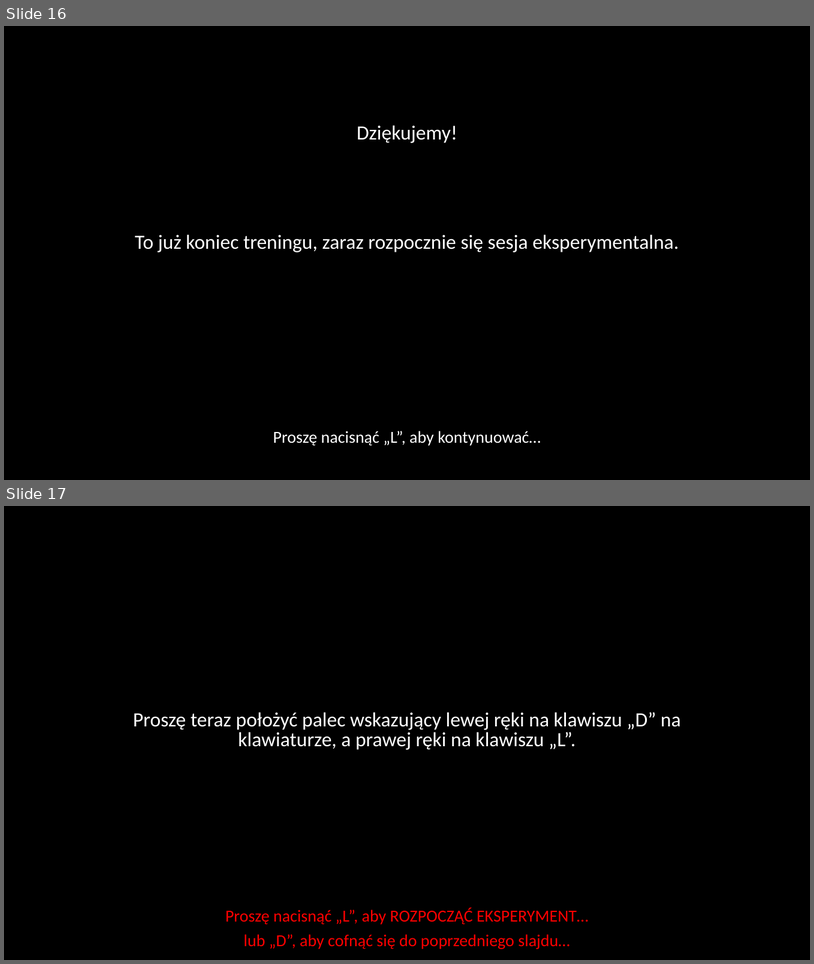
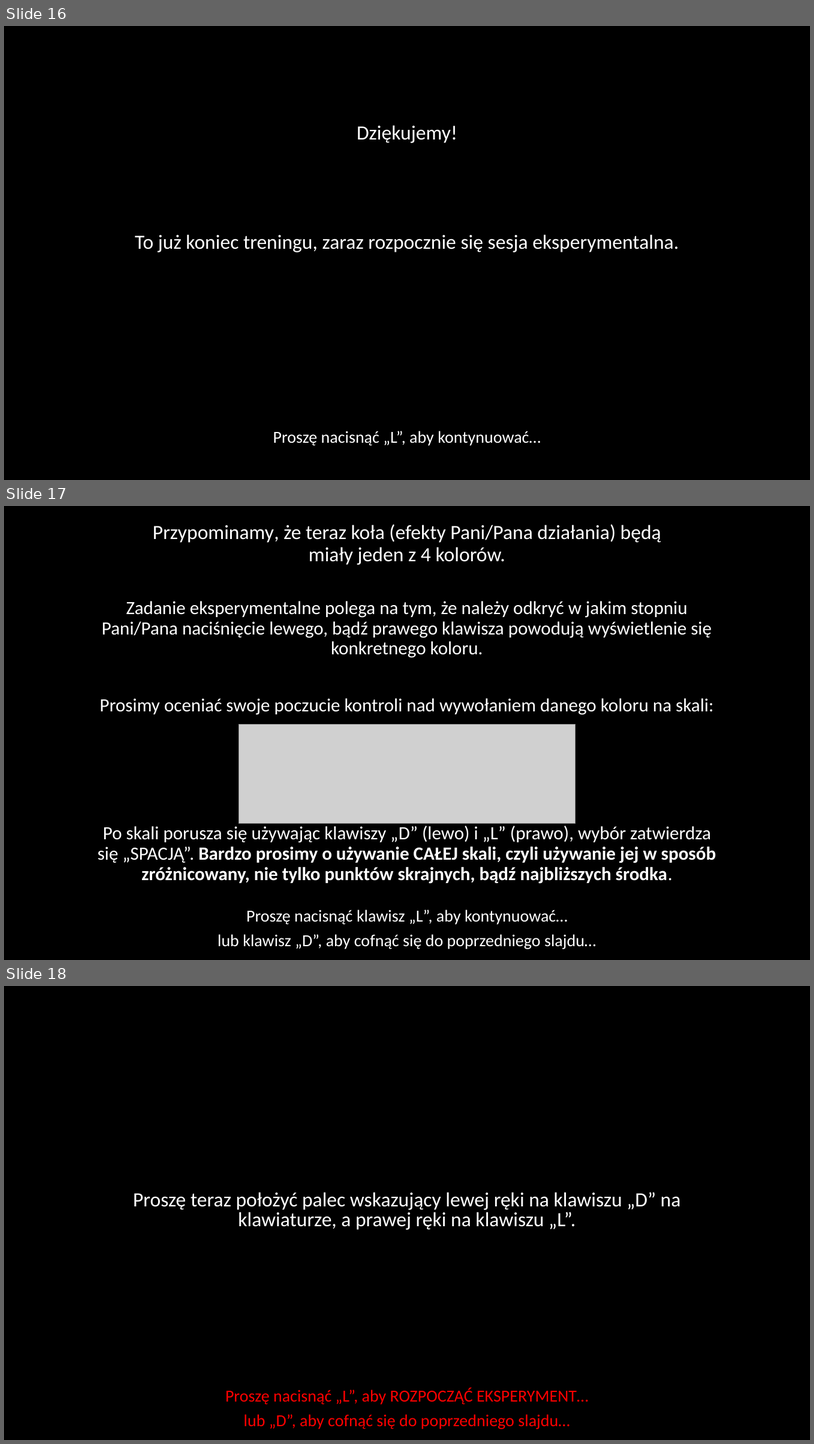
Before and after one commit to mmagnuski/senofag, a slide deck: EPRIME procedura png/Slajdy_proc1.pptx. Shown one above the other, each under a label of ours: slides 16 and 17 before the commit, slides 16, 17 and 18 after it. The pictures are 814x964 and 814x1444 pixels, drawn with LibreOffice and Linux fonts; fonts in the diff are those of the drawing; grey boxes stand for pictures. Boxes give left, top, right and bottom in pixels: in the first picture for what was removed or moved away, otherwise in the second. Text is boxed around its words. In the diff, an @@ line names an element or a change of style, - is before the commit and + after.

Commit message:
Adding slides improving the understanding of the main procedure

```diff
--- a/EPRIME procedura png/Slajdy_proc1.pptx
+++ b/EPRIME procedura png/Slajdy_proc1.pptx
@@ slide 17 added at [4, 506, 810, 960], background #000000 @@
@@ text added at [153, 524, 662, 565], 24 pt, text #FFFFFF @@
+Przypominamy, że teraz koła (efekty Pani/Pana działania) będą miały jeden z 4 kolorów.
@@ text added at [100, 601, 714, 715], 22.2 pt, text #FFFFFF @@
+Zadanie eksperymentalne polega na tym, że należy odkryć w jakim stopniu Pani/Pana naciśnięcie lewego, bądź prawego klawisza powodują wyświetlenie się konkretnego koloru.
+Prosimy oceniać swoje poczucie kontroli nad wywołaniem danego koloru na skali:
@@ picture added at [239, 724, 576, 823] @@
@@ text added at [98, 825, 716, 883], 22.2 pt, text #FFFFFF, bold @@
+Po skali porusza się używając klawiszy „D” (lewo) i „L” (prawo), wybór zatwierdza się „SPACJĄ”. Bardzo prosimy o używanie CAŁEJ skali, czyli używanie jej w sposób zróżnicowany, nie tylko punktów skrajnych, bądź najbliższych środka.
@@ text added at [218, 909, 596, 949], 20 pt, text #FFFFFF @@
+Proszę nacisnąć klawisz „L”, aby kontynuować…
+lub klawisz „D”, aby cofnąć się do poprzedniego slajdu…
@@ what was slide 17 is now slide 18 @@
```
Also in this commit, not shown: 17 other files.
